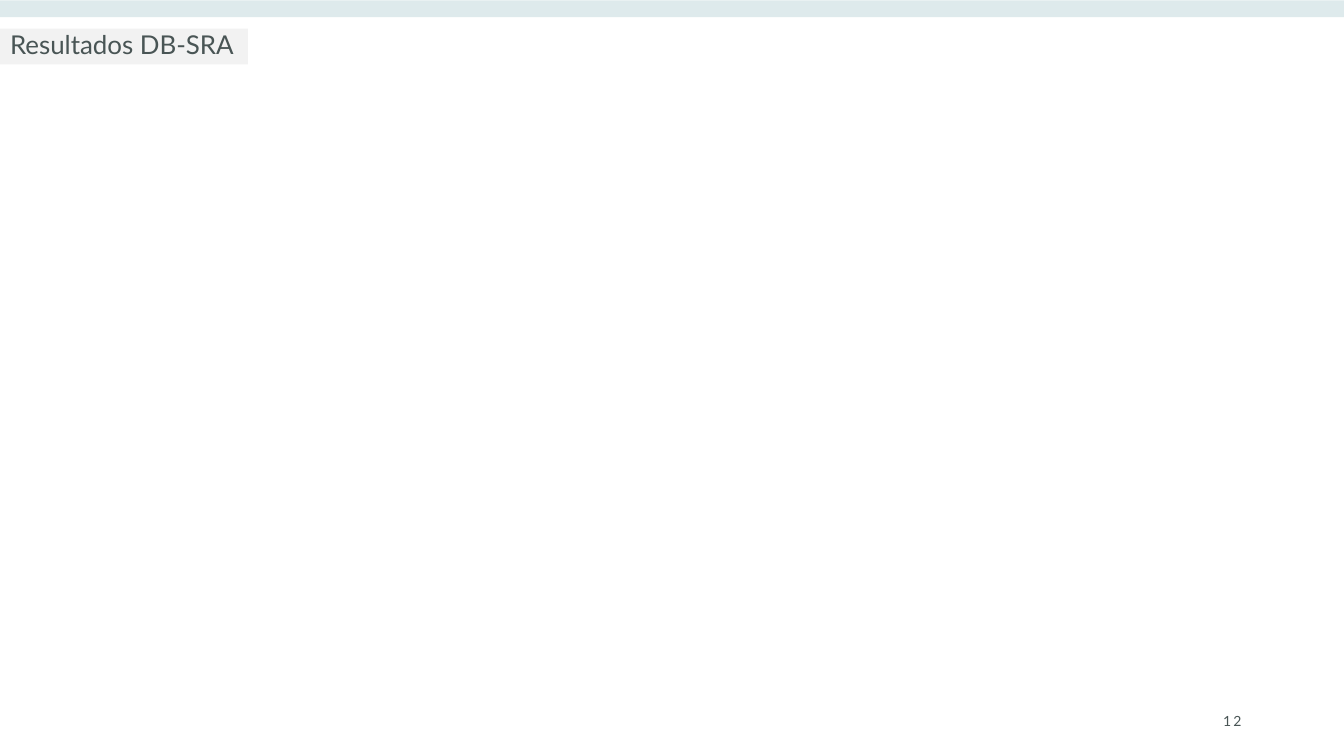
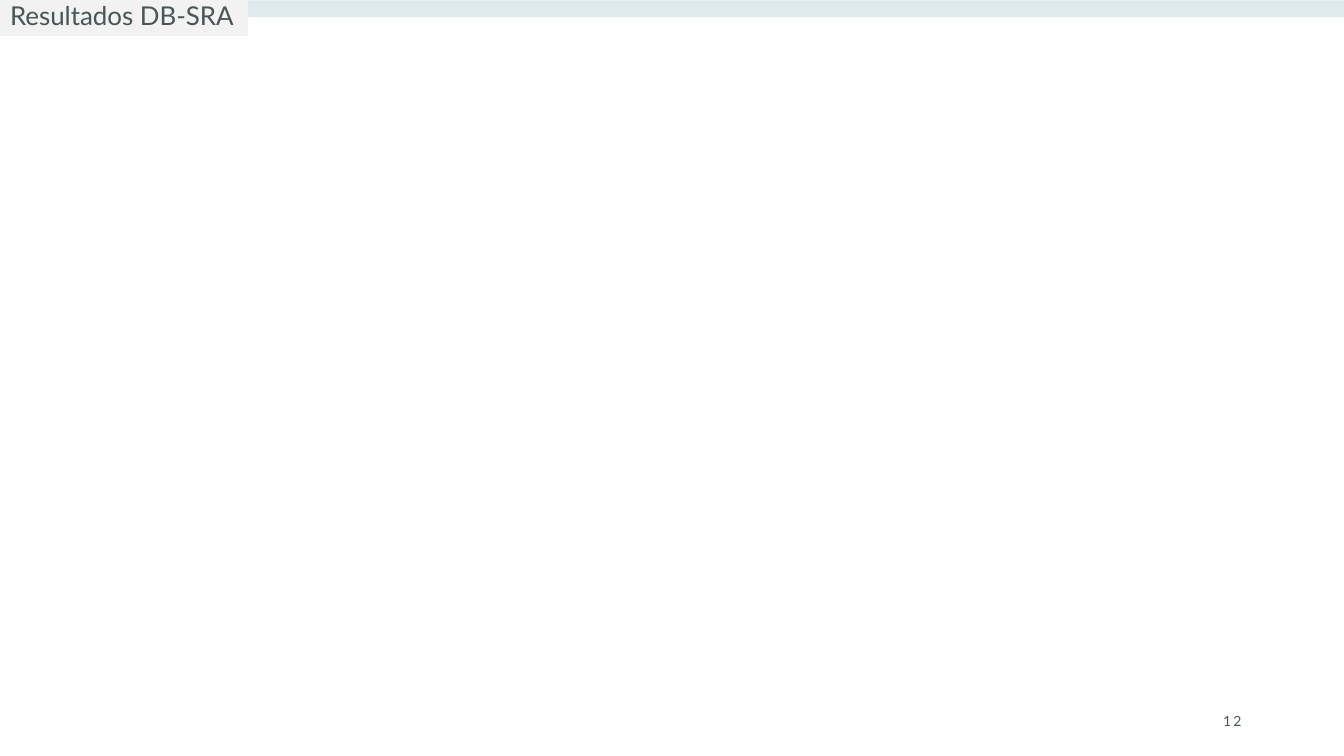
Before and after one commit to lucazsilva/Cabo-Verde---Stock-Assessment, a slide deck: slide 12 of Catch models/Avaliação da Cavala (Decapterus macarellus).pptx. Drawn at 1344x756 pixels with LibreOffice and Linux fonts; fonts in the diff are those of the drawing; background and template pictures are left out. Boxes give left, top, right and bottom in pixels: in the first picture for what was removed or moved away, otherwise in the second. Text is boxed around its words. In the diff, an @@ line names an element or a change of style, - is before the commit and + after.

```diff
--- a/Catch models/Avaliação da Cavala (Decapterus macarellus).pptx
+++ b/Catch models/Avaliação da Cavala (Decapterus macarellus).pptx
@@ rectangle "Resultados DB-SRA": place and size @@
-rectangle "Resultados DB-SRA" at [0,28,248,65]
+rectangle "Resultados DB-SRA" at [0,0,248,36]
```
Also in this commit, not shown: 6 other slides changed, 10 slides added, 12 slides removed, 2 other files.
